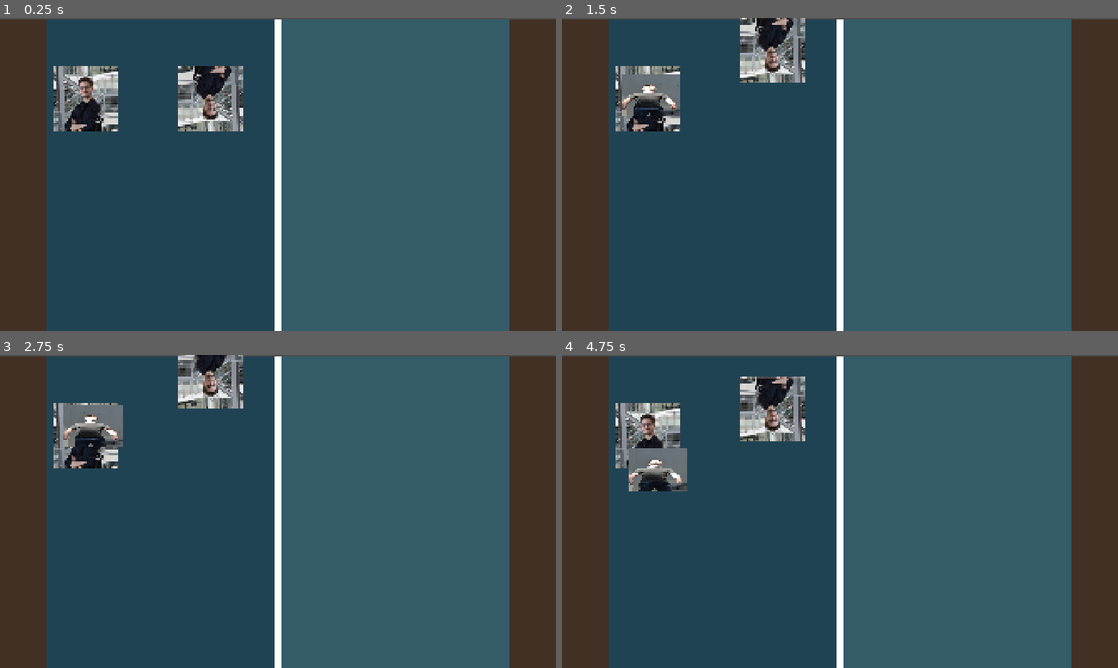
Above: before the commit, frames 1-4 (two rows, left to right).
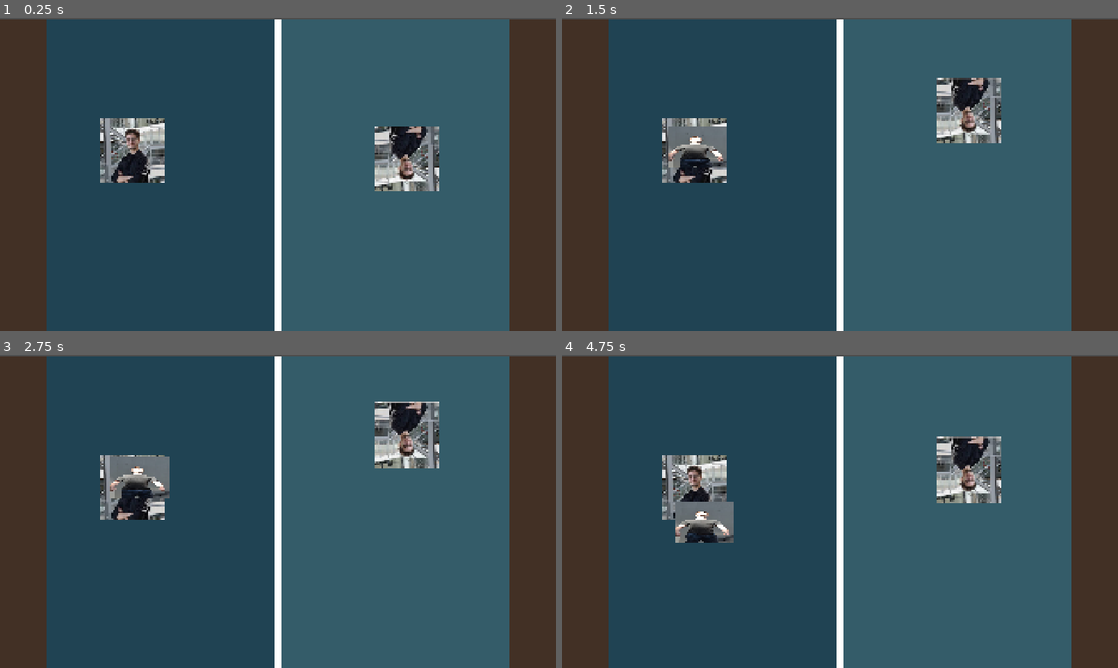
Above: after the commit, the same moments.

Repository: mariusstokkebro/Fish-fish-Fish
Game: Godot game, scene res://Scenes/level.tscn
The game is run twice, just before and just after one commit, with the same random seed, the same clock (stepped at 60 frames per second) and the same inputs.
Inputs:
- Up to frame 1 (0.25 s): no input
- Up to frame 2 (1.5 s): tap Enter (ui_accept) at 0.5, 0.77 s; hold Up (ui_up) 0.53-1.28 s; hold Down (ui_down) from 1.28 s (still down)
- Up to frame 3 (2.75 s): tap Enter (ui_accept) at 1.52 s; release Down (ui_down) at 2.03 s; hold Up (ui_up) from 2.03 s (still down)
- Up to frame 4 (4.75 s): tap Enter (ui_accept) at 3.02, 3.77, 4.52 s; release Up (ui_up) at 3.53 s; hold Down (ui_down) from 3.53 s (still down)

The runs differ from the first frame. In frame 1, 9.4% of the frame differs, in the area x 9-79%, y 15-56%; in frame 2, 9.3%; in frame 3, 9.2%; in frame 4, 11%, in the area x 9-79%, y 6-60%.

Commit message:
minor tweaks to giraf bodies

Diff:
--- a/gorilla-fighting-game/Objects/catch_ball.tscn
+++ b/gorilla-fighting-game/Objects/catch_ball.tscn
@@ -4,7 +4,7 @@
 [ext_resource type="Texture2D" uid="uid://cn4agumuxk5il" path="res://Sprites/me.jpg" id="2_cfjnb"]
 
 [sub_resource type="RectangleShape2D" id="RectangleShape2D_g4v7s"]
-size = Vector2(268, 199)
+size = Vector2(166, 155)
 
 [node name="CatchBall" type="Node2D" unique_id=1538139581 node_paths=PackedStringArray("ballTexture", "collision")]
 script = ExtResource("1_vqwdj")
@@ -15,7 +15,7 @@
 [node name="Area2D" type="Area2D" parent="." unique_id=1037202603]
 
 [node name="CollisionShape2D" type="CollisionShape2D" parent="Area2D" unique_id=1381677839]
-position = Vector2(21, 25.5)
+position = Vector2(-3, 18.5)
 shape = SubResource("RectangleShape2D_g4v7s")
 
 [node name="ballTexture" type="Sprite2D" parent="." unique_id=2104973120]
--- a/gorilla-fighting-game/Objects/porcupine_body.tscn
+++ b/gorilla-fighting-game/Objects/porcupine_body.tscn
@@ -5,11 +5,13 @@
 [ext_resource type="PackedScene" uid="uid://33gce1r4fu35" path="res://Objects/catch_ball.tscn" id="3_ayemm"]
 
 [sub_resource type="RectangleShape2D" id="RectangleShape2D_66c54"]
+size = Vector2(215, 216)
 
 [node name="PorcupineBody" type="CharacterBody2D" unique_id=313664581]
 script = ExtResource("1_mknlu")
 
 [node name="CollisionShape2D" type="CollisionShape2D" parent="." unique_id=543348037]
+position = Vector2(3.5, 4)
 shape = SubResource("RectangleShape2D_66c54")
 debug_color = Color(0.1399397, 0.54745126, 0.91012627, 0.41960785)
 
@@ -18,4 +20,8 @@
 
 [node name="CatchBall" parent="." unique_id=1538139581 instance=ExtResource("3_ayemm")]
 castTime = 3.0
-distanceMultiplier = 3.0
+
+[node name="CollisionShape2D" parent="CatchBall/Area2D" parent_id_path=PackedInt32Array(1538139581, 1037202603) index="0" unique_id=1381677839]
+position = Vector2(-6, 24)
+
+[editable path="CatchBall"]
--- a/gorilla-fighting-game/Scenes/level.tscn
+++ b/gorilla-fighting-game/Scenes/level.tscn
@@ -52,11 +52,11 @@
 
 [node name="PorcupineBody" parent="." unique_id=313664581 instance=ExtResource("1_tumq0")]
 top_level = true
-position = Vector2(295, 277)
+position = Vector2(456, 456)
 
 [node name="PorcupineBody2" parent="." unique_id=331631706 instance=ExtResource("1_tumq0")]
 top_level = true
-position = Vector2(727.64, 279)
+position = Vector2(1405, 486)
 rotation = -3.1415925
 current_player = 2
 
@@ -64,5 +64,6 @@
 current_player = 2
 
 [editable path="PorcupineBody"]
+[editable path="PorcupineBody/CatchBall"]
 [editable path="PorcupineBody2"]
 [editable path="PorcupineBody2/CatchBall"]
